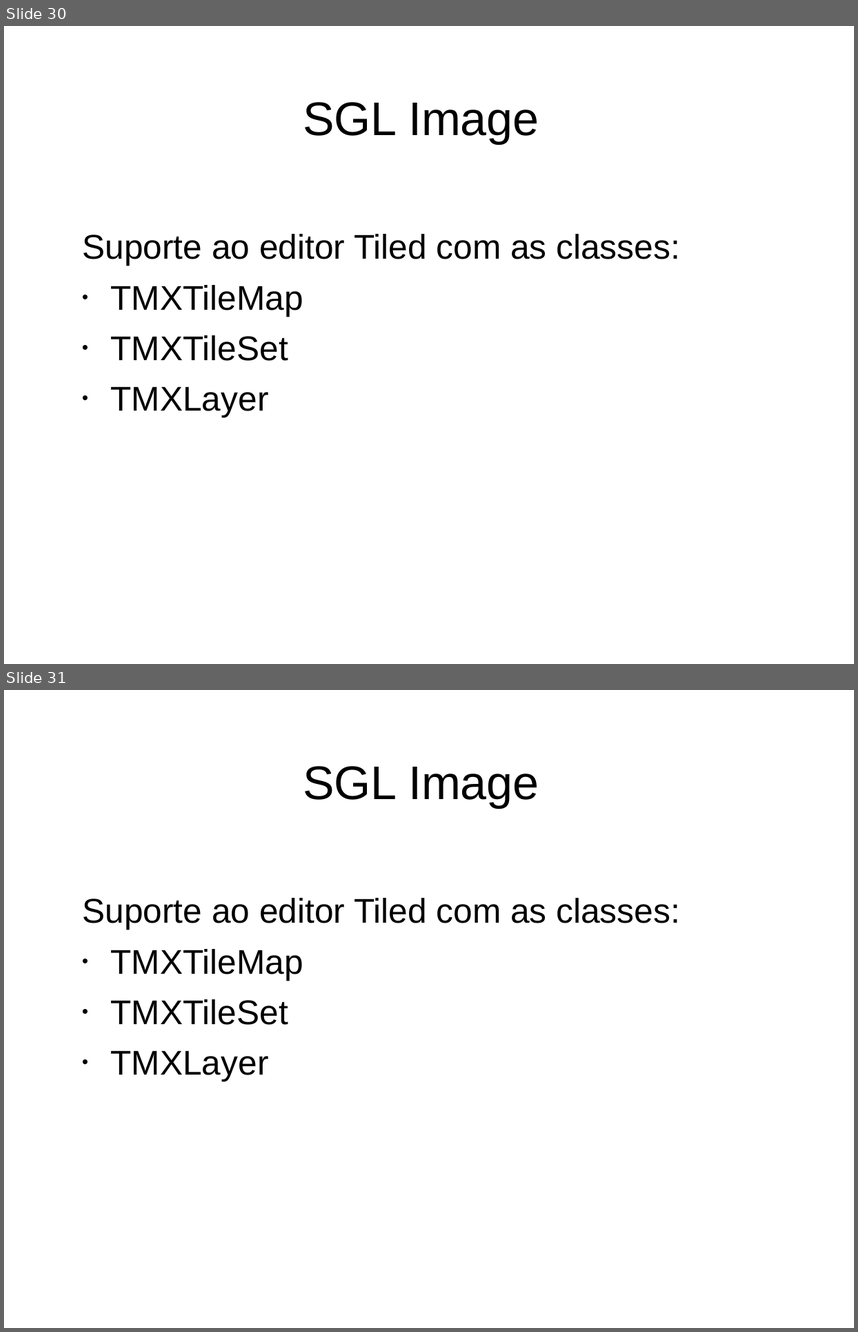
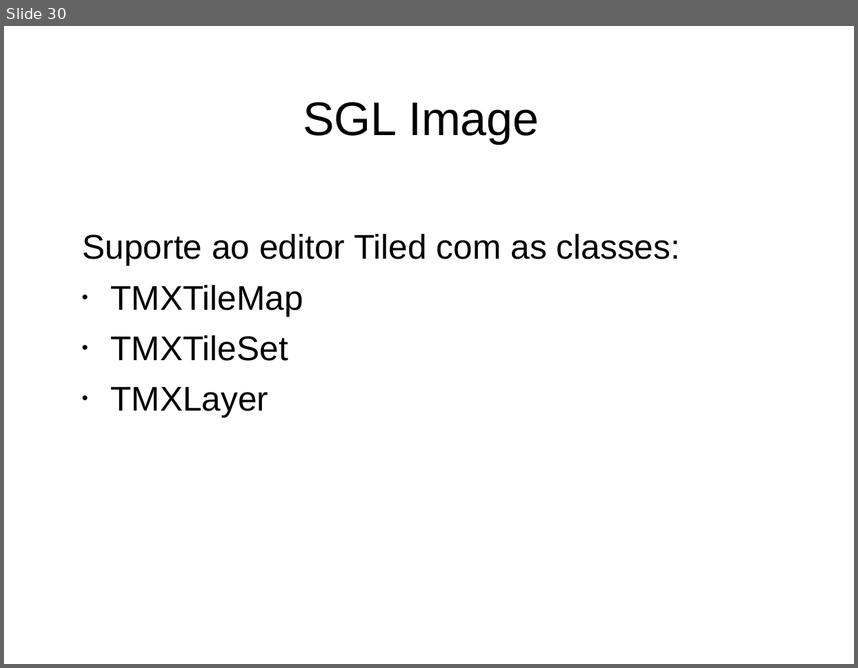
Before and after one commit to mstuttgart/ludic-game-library, a slide deck: Saga_Game_Library_Doc/Apresentacao_TCC/Apresentacao_01.ppt. Shown one above the other, each under a label of ours: slides 30 and 31 before the commit, slide 30 after it. The pictures are 858x1332 and 858x668 pixels, drawn with LibreOffice and Linux fonts; fonts in the diff are those of the drawing; background and template pictures are left out. Boxes give left, top, right and bottom in pixels: in the first picture for what was removed or moved away, otherwise in the second. Text is boxed around its words. In the diff, an @@ line names an element or a change of style, - is before the commit and + after.

```diff
--- a/Saga_Game_Library_Doc/Apresentacao_TCC/Apresentacao_01.ppt
+++ b/Saga_Game_Library_Doc/Apresentacao_TCC/Apresentacao_01.ppt
@@ slide 31 removed at (4, 690, 854, 1328), background picture (left out) @@
@@ text removed at (303, 766, 539, 808) @@
-SGL Image
@@ text removed at (82, 898, 680, 1081) @@
-Suporte ao editor Tiled com as classes:
-• TMXTileMap
-• TMXTileSet
-• TMXLayer
```
Also in this commit, not shown: 5 slides changed.
